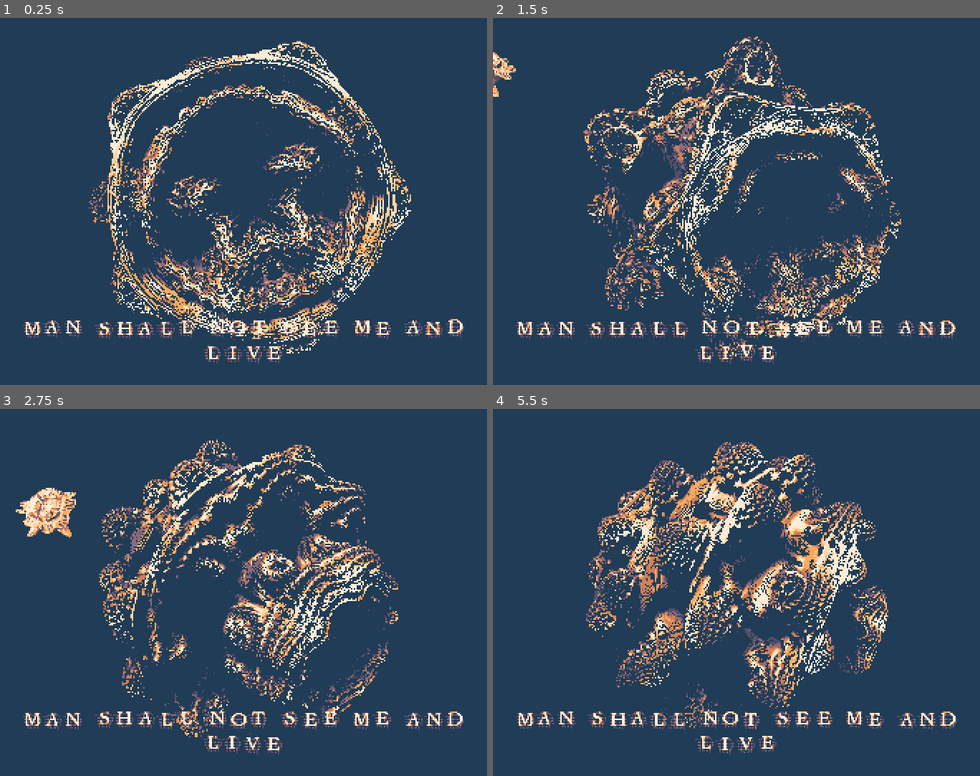
Above: before the commit, frames 1-4 (two rows, left to right).
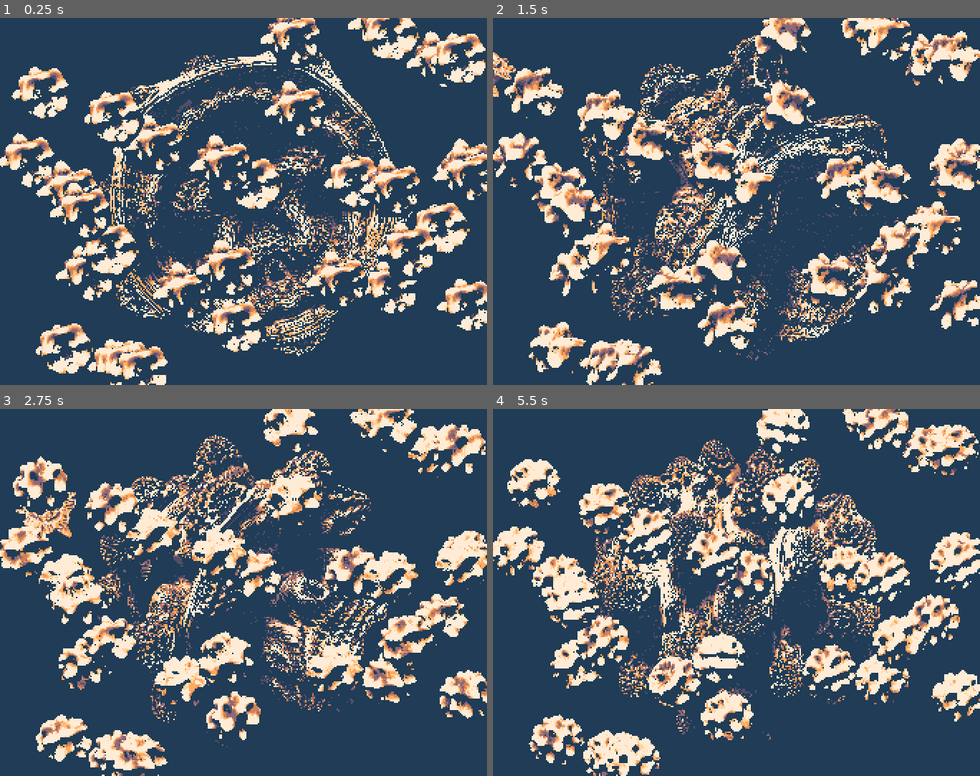
Above: after the commit, the same moments.

Repository: kiwijuice56/druid-fruit-casual-jam
Game: Godot game, scene res://main/main.tscn
Same seed, same stepped clock (60 frames per second), same inputs: the game is played once before the commit and once after it.
Inputs:
- Up to frame 1 (0.25 s): no input
- Up to frame 2 (1.5 s): hold Right (ui_right) 0.53-1.28 s; hold Down (ui_down) from 1.28 s (still down)
- Up to frame 3 (2.75 s): release Down (ui_down) at 2.03 s; hold Right (ui_right) from 2.03 s (still down)
- Up to frame 4 (5.5 s): release Right (ui_right) at 2.78 s; hold Up (ui_up) 2.78-3.53 s; hold Left (ui_left) 3.53-5.03 s; hold Down (ui_down) from 5.03 s (still down)

The runs differ from the first frame. In frame 1, 31% of the frame differs, in the area x 0-100%, y 0-100%; in frame 2, 32%; in frame 3, 33%; in frame 4, 35%.

Commit message:
Added basic fruits

Diff:
--- /dev/null
+++ b/main/fractal/baby_fractal/baby_fractal.gd
@@ -0,0 +1 @@
+class_name BabyFractal extends Fractal
--- /dev/null
+++ b/main/fractal/baby_fractal/baby_fractal.tres
@@ -0,0 +1,25 @@
+[gd_resource type="ShaderMaterial" load_steps=2 format=3 uid="uid://cjwnke7e2e1xv"]
+
+[ext_resource type="Shader" path="res://main/fractal/mandelbulb.gdshader" id="1_vcb4e"]
+
+[resource]
+shader = ExtResource("1_vcb4e")
+shader_parameter/max_iter = 64
+shader_parameter/max_bounce = 1
+shader_parameter/light_iter = 64
+shader_parameter/collision_threshold = 0.02
+shader_parameter/normal_sample_length = 0.1
+shader_parameter/bulb_iter = 5
+shader_parameter/bulb_power = 6.0
+shader_parameter/bulb_runaway_threshold = 2.0
+shader_parameter/fractal_color1 = Color(1, 1, 1, 1)
+shader_parameter/fractal_color2 = Color(0, 0, 0, 1)
+shader_parameter/color_center_point = Vector3(0, 0.5, -0.5)
+shader_parameter/color_intensity = 0.5
+shader_parameter/rotation_speed = 1.0
+shader_parameter/fov = 86.0
+shader_parameter/runaway_threshold = 8.0
+shader_parameter/light_ray = Vector3(0.405, -1.57, -0.625)
+shader_parameter/_cam_pos = Vector3(0, -0.08, 1.8)
+shader_parameter/_cam_mat = Basis(1, 0, 0, 0, 1, 0, 0, 0, 1)
+shader_parameter/_screen_size = Vector2(48, 48)
--- /dev/null
+++ b/main/fractal/baby_fractal/baby_fractal.tscn
@@ -0,0 +1,28 @@
+[gd_scene load_steps=4 format=3 uid="uid://c5e4iunc8y22q"]
+
+[ext_resource type="PackedScene" uid="uid://cp2p4qglkd0yh" path="res://main/fractal/fractal.tscn" id="1_xbcfq"]
+[ext_resource type="Script" path="res://main/fractal/baby_fractal/baby_fractal.gd" id="2_i5f8a"]
+[ext_resource type="Material" uid="uid://cjwnke7e2e1xv" path="res://main/fractal/baby_fractal/baby_fractal.tres" id="2_p5hif"]
+
+[node name="BabyFractal" instance=ExtResource("1_xbcfq")]
+offset_right = 48.0
+offset_bottom = 48.0
+stretch = false
+script = ExtResource("2_i5f8a")
+fractal_material = ExtResource("2_p5hif")
+
+[node name="SubViewport" parent="." index="0"]
+transparent_bg = true
+size = Vector2i(48, 48)
+
+[node name="FractalNavigation" parent="SubViewport" index="1"]
+material = ExtResource("2_p5hif")
+custom_minimum_size = Vector2(48, 48)
+anchors_preset = 0
+anchor_right = 0.0
+anchor_bottom = 0.0
+grow_horizontal = 1
+grow_vertical = 1
+
+[node name="Camera3D" parent="SubViewport/FractalNavigation" index="0"]
+transform = Transform3D(1, 0, 0, 0, 1, 0, 0, 0, 1, 0, -0.08, 1.8)
--- a/main/fractal/fractal.gd
+++ b/main/fractal/fractal.gd
@@ -1,9 +1,13 @@
-@tool
-class_name Fractal extends ColorRect
+class_name Fractal extends SubViewportContainer
 
-@export var camera: Camera3D
+@export var fractal_material: ShaderMaterial
+@export var fractal_canvas: FractalNavigation
+@export var fractal_anim: AnimationPlayer
 
-func _process(_delta) -> void:
-	material.set_shader_parameter("_cam_pos", camera.global_position)
-	material.set_shader_parameter("_cam_mat", camera.global_transform.basis)
-	material.set_shader_parameter("_screen_size", size)
+func _ready() -> void:
+	make_fractal_unique.call_deferred()
+
+func make_fractal_unique() -> void:
+	fractal_canvas.material = fractal_material.duplicate()
+	fractal_canvas.material.set_shader_parameter("rotation_speed", randf_range(1.0, 9.0))
+	fractal_anim.play("idle")
--- /dev/null
+++ b/main/fractal/fractal.tres
@@ -0,0 +1,25 @@
+[gd_resource type="ShaderMaterial" load_steps=2 format=3 uid="uid://coydf3eyff8nc"]
+
+[ext_resource type="Shader" path="res://main/fractal/mandelbulb.gdshader" id="1_u0vxu"]
+
+[resource]
+shader = ExtResource("1_u0vxu")
+shader_parameter/max_iter = 128
+shader_parameter/max_bounce = 1
+shader_parameter/light_iter = 64
+shader_parameter/collision_threshold = 0.001
+shader_parameter/normal_sample_length = 0.001
+shader_parameter/bulb_iter = 8
+shader_parameter/bulb_power = 6.0
+shader_parameter/bulb_runaway_threshold = 2.0
+shader_parameter/fractal_color1 = Color(0, 0, 0, 1)
+shader_parameter/fractal_color2 = Color(1, 1, 1, 1)
+shader_parameter/color_center_point = Vector3(0, 0.5, -0.5)
+shader_parameter/color_intensity = 0.5
+shader_parameter/rotation_speed = 1.0
+shader_parameter/fov = 86.0
+shader_parameter/runaway_threshold = 8.0
+shader_parameter/light_ray = Vector3(0.405, -1.57, -1.165)
+shader_parameter/_cam_pos = Vector3(0, -0.08, 1.731)
+shader_parameter/_cam_mat = Basis(1, 0, 0, 0, 1, 0, 0, 0, 1)
+shader_parameter/_screen_size = Vector2(340, 256)
--- a/main/fractal/fractal.tscn
+++ b/main/fractal/fractal.tscn
@@ -1,28 +1,10 @@
-[gd_scene load_steps=7 format=3 uid="uid://btn4xqxrhgbkk"]
+[gd_scene load_steps=8 format=3 uid="uid://cp2p4qglkd0yh"]
 
-[ext_resource type="Shader" path="res://main/fractal/mandelbulb.gdshader" id="1_tkiqw"]
+[ext_resource type="Material" uid="uid://coydf3eyff8nc" path="res://main/fractal/fractal.tres" id="1_f3kab"]
 [ext_resource type="Script" path="res://main/fractal/fractal.gd" id="2_f5tb6"]
+[ext_resource type="Script" path="res://main/fractal/fractal_navigation.gd" id="2_kpsd2"]
 
-[sub_resource type="ShaderMaterial" id="ShaderMaterial_k1wbo"]
-shader = ExtResource("1_tkiqw")
-shader_parameter/max_iter = 128
-shader_parameter/max_bounce = 1
-shader_parameter/light_iter = 64
-shader_parameter/collision_threshold = 0.001
-shader_parameter/normal_sample_length = 0.001
-shader_parameter/bulb_iter = 8
-shader_parameter/bulb_power = 6.0
-shader_parameter/bulb_runaway_threshold = 2.0
-shader_parameter/fractal_color1 = Color(0, 0, 0, 1)
-shader_parameter/fractal_color2 = Color(1, 1, 1, 1)
-shader_parameter/color_center_point = Vector3(0, 0.5, -0.5)
-shader_parameter/color_intensity = 0.5
-shader_parameter/fov = 86.0
-shader_parameter/runaway_threshold = 8.0
-shader_parameter/light_ray = Vector3(0.405, -1.57, -1.165)
-shader_parameter/_cam_pos = Vector3(0, -0.08, 1.731)
-shader_parameter/_cam_mat = Basis(1, 0, 0, 0, 1, 0, 0, 0, 1)
-shader_parameter/_screen_size = Vector2(340, 256)
+[sub_resource type="Environment" id="Environment_xhl1n"]
 
 [sub_resource type="Animation" id="Animation_p5r8u"]
 length = 0.001
@@ -59,22 +41,39 @@
 "idle": SubResource("Animation_51qkl")
 }
 
-[node name="Fractal" type="ColorRect" node_paths=PackedStringArray("camera")]
-material = SubResource("ShaderMaterial_k1wbo")
+[node name="Fractal" type="SubViewportContainer" node_paths=PackedStringArray("fractal_canvas", "fractal_anim")]
+offset_right = 340.0
+offset_bottom = 256.0
+stretch = true
+script = ExtResource("2_f5tb6")
+fractal_material = ExtResource("1_f3kab")
+fractal_canvas = NodePath("SubViewport/FractalNavigation")
+fractal_anim = NodePath("SubViewport/FractalNavigation/AnimationPlayer")
+
+[node name="SubViewport" type="SubViewport" parent="."]
+handle_input_locally = false
+size = Vector2i(340, 256)
+render_target_update_mode = 4
+
+[node name="WorldEnvironment" type="WorldEnvironment" parent="SubViewport"]
+environment = SubResource("Environment_xhl1n")
+
+[node name="FractalNavigation" type="ColorRect" parent="SubViewport" node_paths=PackedStringArray("camera")]
+unique_name_in_owner = true
+material = ExtResource("1_f3kab")
 anchors_preset = 15
 anchor_right = 1.0
 anchor_bottom = 1.0
 grow_horizontal = 2
 grow_vertical = 2
-script = ExtResource("2_f5tb6")
+script = ExtResource("2_kpsd2")
 camera = NodePath("Camera3D")
 
-[node name="Camera3D" type="Camera3D" parent="."]
+[node name="Camera3D" type="Camera3D" parent="SubViewport/FractalNavigation"]
 transform = Transform3D(1, 0, 0, 0, 1, 0, 0, 0, 1, 0, -0.08, 1.731)
 
-[node name="AnimationPlayer" type="AnimationPlayer" parent="."]
+[node name="AnimationPlayer" type="AnimationPlayer" parent="SubViewport/FractalNavigation"]
 libraries = {
 "": SubResource("AnimationLibrary_oobx3")
 }
-autoplay = "idle"
 speed_scale = 0.1
--- /dev/null
+++ b/main/fractal/fractal_navigation.gd
@@ -0,0 +1,9 @@
+@tool
+class_name FractalNavigation extends ColorRect
+
+@export var camera: Camera3D
+
+func _process(_delta) -> void:
+	material.set_shader_parameter("_cam_pos", camera.global_position)
+	material.set_shader_parameter("_cam_mat", camera.global_transform.basis)
+	material.set_shader_parameter("_screen_size", size)
--- a/main/fractal/mandelbulb.gdshader
+++ b/main/fractal/mandelbulb.gdshader
@@ -17,6 +17,7 @@
 uniform vec3 fractal_color2: source_color;
 uniform vec3 color_center_point = vec3(0.0, 0.5, -0.5);
 uniform float color_intensity = 0.5;
+uniform float rotation_speed = 1.0;
 
 group_uniforms camera;
 uniform float fov = 95.0; // In degrees
@@ -42,7 +43,7 @@
 
 void rotate(inout vec3 p) {
 	vec3 pt = p;
-	float t = TIME / 8.0;
+	float t = rotation_speed * TIME / 8.0;
 	p.y = cos(t) * p.y + sin(t) * p.z;
 	p.z = -sin(t) * pt.y + cos(t) * pt.z;
 
@@ -202,7 +203,7 @@
 
 		// Specular highlights
 		float specular = dot(-normalize(light_ray), ray_dir);
-		float specular_power = pow(25.0 * (surface_material.roughness - 1.0), 2.0) + 2.0;
+		float specular_power = 8.0;
 		hit_color += vec3(surface_material.specular_alpha) * pow(specular, specular_power);
 
 		// Ray-traced shadows
@@ -216,5 +217,6 @@
 		// Mix reflections
 		pixel_color = mix(pixel_color, hit_color, surface_material.reflectivity);
 	}
+	pixel_color = clamp(pixel_color, 0.0, 1.0);
 	COLOR.rgb = pixel_color;
 }
--- /dev/null
+++ b/main/fruit/fruit.tscn
@@ -0,0 +1,83 @@
+[gd_scene load_steps=6 format=3 uid="uid://yiinihgthmfb"]
+
+[ext_resource type="PackedScene" uid="uid://c5e4iunc8y22q" path="res://main/fractal/baby_fractal/baby_fractal.tscn" id="1_yh4b0"]
+
+[sub_resource type="CircleShape2D" id="CircleShape2D_6pegn"]
+radius = 16.0
+
+[sub_resource type="Animation" id="Animation_igfwt"]
+resource_name = "shake"
+loop_mode = 1
+tracks/0/type = "bezier"
+tracks/0/imported = false
+tracks/0/enabled = true
+tracks/0/path = NodePath("BabyFractal:scale:x")
+tracks/0/interp = 1
+tracks/0/loop_wrap = true
+tracks/0/keys = {
+"handle_modes": PackedInt32Array(0, 0, 0),
+"points": PackedFloat32Array(1, -0.25, 0, 0.25, 0, 0.8, -0.25, 0, 0.25, 0, 1, -0.25, 0, 0.25, 0),
+"times": PackedFloat32Array(0, 0.5, 1)
+}
+tracks/1/type = "bezier"
+tracks/1/imported = false
+tracks/1/enabled = true
+tracks/1/path = NodePath("BabyFractal:scale:y")
+tracks/1/interp = 1
+tracks/1/loop_wrap = true
+tracks/1/keys = {
+"handle_modes": PackedInt32Array(0, 0, 0),
+"points": PackedFloat32Array(1, -0.25, 0, 0.25, 0, 0.9, -0.25, 0, 0.25, 0, 1, -0.25, 0, 0.25, 0),
+"times": PackedFloat32Array(0, 0.4, 1)
+}
+
+[sub_resource type="Animation" id="Animation_aa2dd"]
+length = 0.001
+tracks/0/type = "bezier"
+tracks/0/imported = false
+tracks/0/enabled = true
+tracks/0/path = NodePath("BabyFractal:scale:x")
+tracks/0/interp = 1
+tracks/0/loop_wrap = true
+tracks/0/keys = {
+"handle_modes": PackedInt32Array(0),
+"points": PackedFloat32Array(1, -0.25, 0, 0.25, 0),
+"times": PackedFloat32Array(0)
+}
+tracks/1/type = "bezier"
+tracks/1/imported = false
+tracks/1/enabled = true
+tracks/1/path = NodePath("BabyFractal:scale:y")
+tracks/1/interp = 1
+tracks/1/loop_wrap = true
+tracks/1/keys = {
+"handle_modes": PackedInt32Array(0),
+"points": PackedFloat32Array(1, -0.25, 0, 0.25, 0),
+"times": PackedFloat32Array(0)
+}
+
+[sub_resource type="AnimationLibrary" id="AnimationLibrary_n7q36"]
+_data = {
+"RESET": SubResource("Animation_aa2dd"),
+"shake": SubResource("Animation_igfwt")
+}
+
+[node name="Fruit" type="Area2D"]
+collision_layer = 4
+collision_mask = 0
+
+[node name="BabyFractal" parent="." instance=ExtResource("1_yh4b0")]
+offset_left = -23.0
+offset_top = -23.0
+offset_right = 25.0
+offset_bottom = 25.0
+pivot_offset = Vector2(23, 23)
+
+[node name="CollisionShape2D" type="CollisionShape2D" parent="."]
+shape = SubResource("CircleShape2D_6pegn")
+
+[node name="AnimationPlayer" type="AnimationPlayer" parent="."]
+libraries = {
+"": SubResource("AnimationLibrary_n7q36")
+}
+speed_scale = 0.5
--- a/main/main.tscn
+++ b/main/main.tscn
@@ -1,13 +1,12 @@
 [gd_scene load_steps=9 format=3 uid="uid://cg6gxxmwtunye"]
 
 [ext_resource type="AudioStream" uid="uid://bg1d42es5pkhd" path="res://main/music/fractal_music.ogg" id="1_r2h3c"]
-[ext_resource type="PackedScene" uid="uid://btn4xqxrhgbkk" path="res://main/fractal/fractal.tscn" id="1_wh10r"]
+[ext_resource type="PackedScene" uid="uid://cp2p4qglkd0yh" path="res://main/fractal/fractal.tscn" id="1_wh10r"]
 [ext_resource type="Shader" path="res://main/palette/palette.gdshader" id="2_w464c"]
 [ext_resource type="Texture2D" uid="uid://c8t5lmn51bdp8" path="res://main/palette/slso8-1x.png" id="3_c1rxx"]
+[ext_resource type="Script" path="res://main/world/world.gd" id="3_pme3a"]
 [ext_resource type="Theme" uid="uid://lf8o2b8bvcgo" path="res://main/ui/theme.tres" id="4_h538u"]
 [ext_resource type="PackedScene" uid="uid://bujtvxtfgewh6" path="res://main/player/player.tscn" id="6_oshvt"]
-
-[sub_resource type="Environment" id="Environment_gykwg"]
 
 [sub_resource type="ShaderMaterial" id="ShaderMaterial_t8wsp"]
 shader = ExtResource("2_w464c")
@@ -18,34 +17,32 @@
 
 [node name="MusicPlayer" type="AudioStreamPlayer" parent="."]
 stream = ExtResource("1_r2h3c")
+pitch_scale = 0.75
 autoplay = true
 
-[node name="FractalLayer" type="CanvasLayer" parent="."]
+[node name="BackgroundLayer" type="CanvasLayer" parent="."]
 layer = 0
 
-[node name="FractalContainer" type="SubViewportContainer" parent="FractalLayer"]
-offset_right = 340.0
-offset_bottom = 256.0
-
-[node name="SubViewport" type="SubViewport" parent="FractalLayer/FractalContainer"]
-handle_input_locally = false
-size = Vector2i(340, 256)
-render_target_update_mode = 4
-
-[node name="WorldEnvironment" type="WorldEnvironment" parent="FractalLayer/FractalContainer/SubViewport"]
-environment = SubResource("Environment_gykwg")
-
-[node name="Fractal" parent="FractalLayer/FractalContainer/SubViewport" instance=ExtResource("1_wh10r")]
+[node name="Fractal" parent="BackgroundLayer" instance=ExtResource("1_wh10r")]
+anchors_preset = 15
+anchor_right = 1.0
+anchor_bottom = 1.0
+offset_right = 0.0
+offset_bottom = 0.0
+grow_horizontal = 2
+grow_vertical = 2
 
 [node name="Worldlayer" type="CanvasLayer" parent="."]
 
 [node name="World" type="Node2D" parent="Worldlayer"]
 position = Vector2(77, 24)
+script = ExtResource("3_pme3a")
 
 [node name="Player" parent="Worldlayer/World" instance=ExtResource("6_oshvt")]
 position = Vector2(-135, -2)
 
 [node name="UILayer" type="CanvasLayer" parent="."]
+visible = false
 
 [node name="RichTextLabel" type="RichTextLabel" parent="UILayer"]
 custom_minimum_size = Vector2(0, 48)
--- /dev/null
+++ b/main/world/world.gd
@@ -0,0 +1,7 @@
+class_name World extends Node2D
+
+func _ready() -> void:
+	for i in range(32):
+		var fruit: Area2D = preload("res://main/fruit/fruit.tscn").instantiate()
+		add_child(fruit)
+		fruit.global_position = Vector2(randf_range(0, 330.0), randf_range(0, 256.0))
--- a/project.godot
+++ b/project.godot
@@ -21,10 +21,15 @@
 window/size/viewport_height=256
 window/stretch/mode="viewport"
 
+[gui]
+
+common/snap_controls_to_pixels=false
+
 [layer_names]
 
 2d_physics/layer_1="map"
 2d_physics/layer_2="player"
+2d_physics/layer_3="fruit"
 
 [rendering]
 
